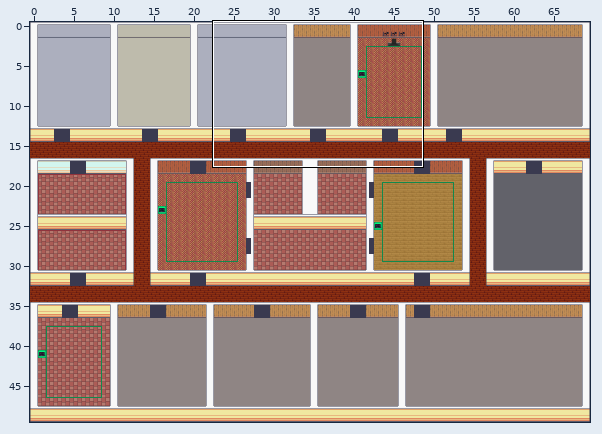
Tiled map (JSON) -- WorkOffice.tmj. The first picture is a wide view before the edit; the outline marks the close-up.
Close-up. Before the edit:
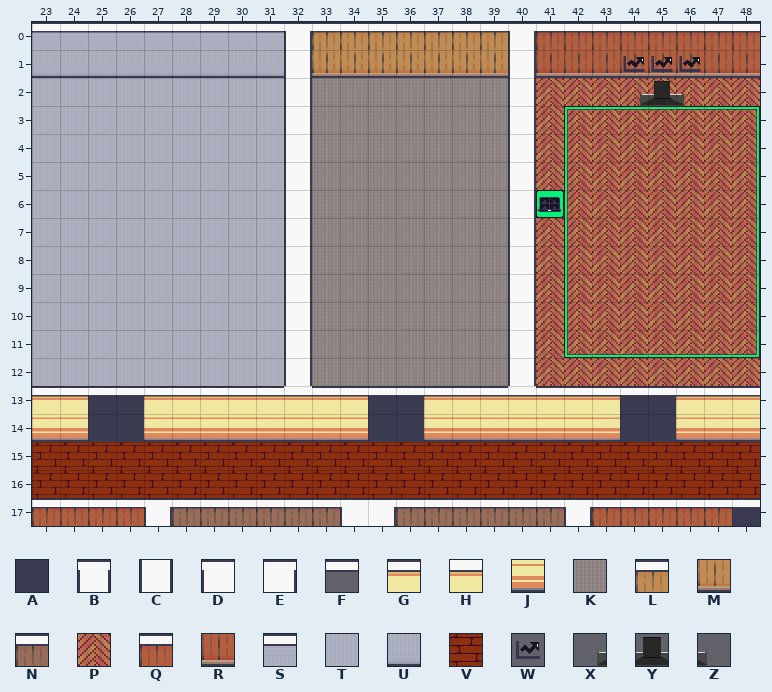
Cells are 32x32 px. Shown: x 23..48, y 0..17. The commit also changed other parts of the map, which this record leaves out. Not drawn, because the pictures are missing: unchanged layers "Rückenansicht", "cabinet", "wanddeko".
Key: from "Room_Builder_free_32x32": A 12, B 15, C 32, D 48, E 50, F 63, G 120, H 127, J 137, K 185, L 188, M 205, N 222, P 250, Q 256, R 273, S 290, T 294, U 307; from "WA_Room_Builder": V 285; from "WA_User_Interface": W 53, X 143, Y 144, Z 145.
_ is an empty cell, # one hidden under a higher layer.
Layers that did not change in this view are not listed.
Layer "floor" before, first column x 23:
 0 ##########################
 1 ##########################
 2 TTTTTTTTT#KKKKKKK#PPPPPPPP
 3 TTTTTTTTT#KKKKKKK#PPPPPPPP
 4 TTTTTTTTT#KKKKKKK#PPPPPPPP
 5 TTTTTTTTT#KKKKKKK#PPPPPPPP
 6 TTTTTTTTT#KKKKKKK#PPPPPPPP
 7 TTTTTTTTT#KKKKKKK#PPPPPPPP
 8 TTTTTTTTT#KKKKKKK#PPPPPPPP
 9 TTTTTTTTT#KKKKKKK#PPPPPPPP
10 TTTTTTTTT#KKKKKKK#PPPPPPPP
11 TTTTTTTTT#KKKKKKK#PPPPPPPP
12 TTTTTTTTT#KKKKKKK#PPPPPPPP
13 ##AA########AA#######AA###
14 ##AA########AA#######AA###
15 VVVVVVVVVVVVVVVVVVVVVVVVVV
16 VVVVVVVVVVVVVVVVVVVVVVVVVV
17 #########################A
Layer "Wall" before, first column x 23:
 0 SSSSSSSSSBLLLLLLLBQQQQQQQQ
 1 UUUUUUUUUCMMMMMMMCRRRRRRRR
 2 _________C_______C___XYZ__
 3 _________C_______C________
 4 _________C_______C________
 5 _________C_______C________
 6 _________C_______C________
 7 _________C_______C________
 8 _________C_______C________
 9 _________C_______C________
10 _________C_______C________
11 _________C_______C________
12 _________C_______C________
13 GGFFGGGGGHGGFFGGGHGGGFFGGG
14 JJ__JJJJJJJJ__JJJJJJJ__JJJ
15 __________________________
16 __________________________
17 QQQQBNNNNNNDENNNNNNBQQQQQF
After the commit:
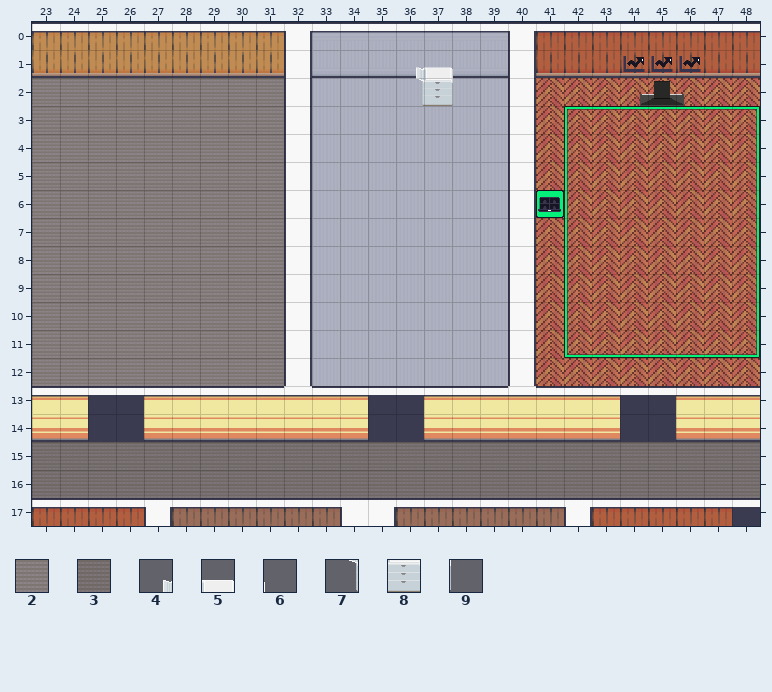
Further tiles: from "Room_Builder_free_32x32": 2 219, 3 220; from "WA_Miscellaneous": 4 26, 5 27, 6 28, 7 36, 8 37, 9 38.
The edit:
Layer "floor":
y 2: x 23..31 TTTTTTTTT -> 222222222; x 33..39 KKKKKKK -> TTTT#TT
y 3..12: x 23..31 TTTTTTTTT -> 222222222; x 33..39 KKKKKKK -> TTTTTTT
y 15..16: x 23..48 VVVVVVVVVVVVVVVVVVVVVVVVVV -> 33333333333333333333333333
Layer "Wall":
y 0: x 23..31 SSSSSSSSS -> LLLLLLLLL; x 33..39 LLLLLLL -> SSSSSSS
y 1: x 23..31 UUUUUUUUU -> MMMMMMMMM; x 33..39 MMMMMMM -> UUUUUUU
Layer "Möbel-Stühle":
y 1: x 36..38 ___ -> 456
y 2: x 36..38 ___ -> 789
Boxes around the changes in both close-ups, in picture pixels (x1, y1, x2, y2):
changed: (32, 32, 284, 386)
changed: (312, 32, 508, 386)
changed: (32, 442, 760, 498)
